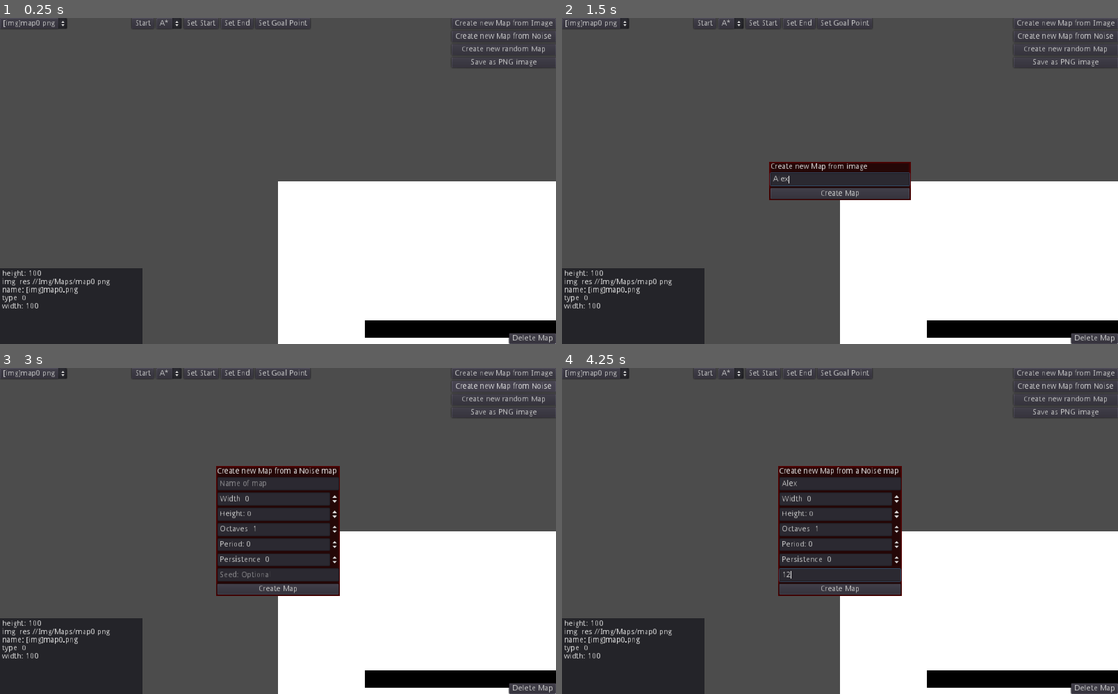
Above: before the commit, frames 1-4 (two rows, left to right).
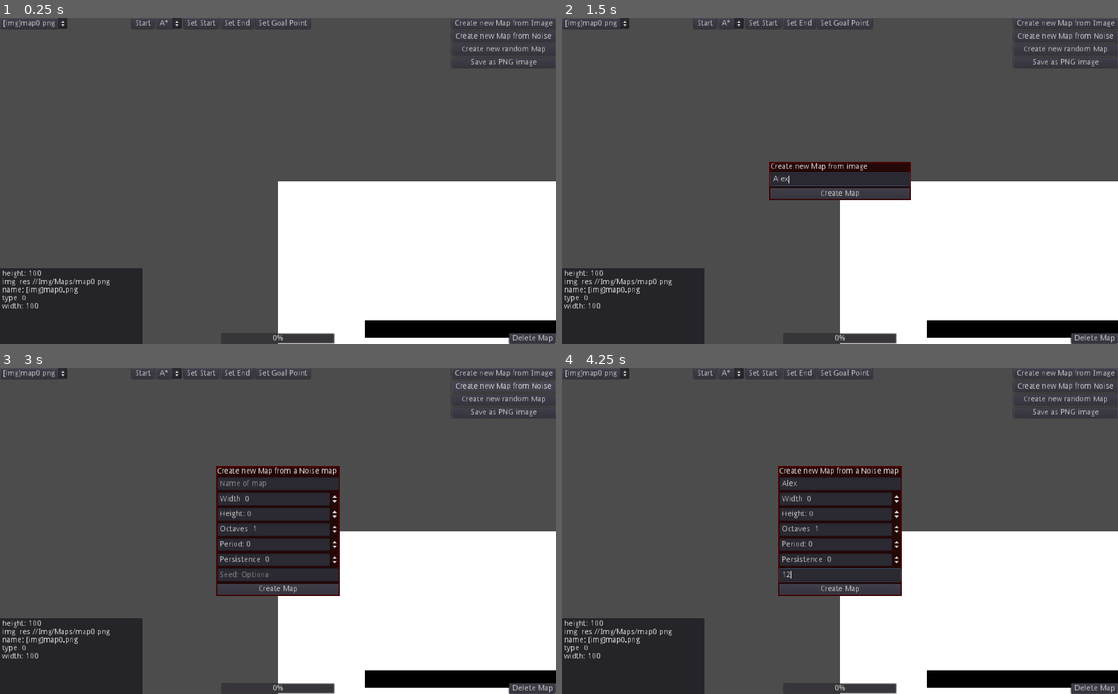
Above: after the commit, the same moments.

Repository: Urnark/ThesisProject
Game: Godot game, scene res://Scenes/Main.tscn
Two runs of this game, one before a commit and one after it. Both use one fixed random seed, a clock stepped at 60 frames per second and the inputs below.
Inputs (mouse positions are in pixels of both pictures, inside the frame that each line leads up to):
- Up to frame 1 (0.25 s): no input
- Up to frame 2 (1.5 s): click "Create new Map from Image" at 0.5 s; click (840, 181) at 1.27 s; type "Alex" at 1.35 s
- Up to frame 3 (3 s): click "Create new Map from Image" at 2 s; click "Create new Map from Noise" at 2.75 s
- Up to frame 4 (4.25 s): click (840, 485) at 3.52 s; type "Alex" at 3.6 s; click (840, 576) at 3.75 s; type "12" at 3.83 s

The runs differ from the first frame. In frame 1, 0.4% of the frame differs, in the area x 39-61%, y 96-100%; in frame 2, 0.4%; in frame 3, 0.4%; in frame 4, 0.4%.

Commit message:
Changed things
+ Moved calculation of path in another thread
+ Added progress bar when calculating a path
+ Fixed problem with roads in the noise generation
+ Small fixes

Diff:
--- a/Scenes/Main.gd
+++ b/Scenes/Main.gd
@@ -7,6 +7,10 @@
 var popup = []
 
 var current_free_id = 0
+
+var thread: Thread
+var mutex: Mutex
+var running = true
 
 func _ready():
 	$MapHandler/FullScreenButton.connect('pressed', self, '_on_full_screen_button_pressed')
@@ -15,6 +19,10 @@
 
 	generate_map(data['maps'][0])
 	set_information(0)
+
+	thread = Thread.new()
+	mutex = Mutex.new()
+	thread.start(self, '_p_thread_func', null, Thread.PRIORITY_HIGH)
 
 func _p_createOptions():
 	current_free_id = 0
@@ -23,10 +31,21 @@
 		current_free_id += 1
 
 func _exit_tree():
+	running = false
+	thread.wait_to_finish()
 	$MapHandler/FullScreenButton.disconnect('pressed', self, '_on_full_screen_button_pressed')
 	SaveLoad.save_maps(data)
 
 func _process(delta):
+	# Update the tile map after a path has been found
+	if search_for_path == 2:
+		for pos in path:
+			$MapHandler.map.tiles[pos.x + pos.y * $MapHandler.map.width].tile_index = Global.TILES.red
+		$MapHandler.map.update_tile_map()
+		mutex.lock()
+		search_for_path = 0
+		mutex.unlock()
+
 	var new = false
 	if not popup.empty():
 		if popup[0] == 'img':
@@ -101,6 +120,7 @@
 			map_data['seed'] = $MapHandler.generate_new_map_with_random_numbers(map_data['width'], map_data['height'], map_data['seed'])
 
 	$MapHandler.update_FullScreenButtonSize()
+	_p_clear_things_to_make_path()
 
 func _on_NewMapImageButton_pressed():
 	var isit = true
@@ -189,6 +209,27 @@
 var goal_pints = []
 var path = []
 
+var search_for_path: int = 0
+
+func _p_thread_func(data):
+	while running:
+		mutex.lock()
+		if search_for_path == 1:
+			print('searching')
+			var algorithm = current_algorithm_script.new()
+			path = algorithm.calculatePath($MapHandler.map, start_pos, end_pos, goal_pints, $CanvasLayer/ProgressBar)
+			algorithm.free()
+			print('done')
+			search_for_path = 2
+		mutex.unlock()
+
+func _p_clear_things_to_make_path():
+	goal_pints = []
+	path = []
+	start_pos = Vector2(0, 0)
+	end_pos = Vector2(1, 0)
+	selected_type_to_place = -1
+
 func _p_get_tile_pos_from_mouse() -> Vector2:
 	var mouse_pos = get_viewport().get_mouse_position()
 	var world_pos = (mouse_pos - get_viewport_rect().size/2) * $MapHandler.zoom + $MapHandler/Camera2D.position
@@ -201,41 +242,47 @@
 			$MapHandler.map.update_tile_map()
 
 func _on_full_screen_button_pressed():
-	if Input.is_action_just_pressed("mouse_left"):
-		if selected_type_to_place == Global.TILES.start:
-			if _p_get_tile_pos_from_mouse() == end_pos:
+	if search_for_path == 0:
+		if Input.is_action_just_pressed("mouse_left"):
+			if $MapHandler.map.tilev(_p_get_tile_pos_from_mouse()).tile_index == Global.TILES.wall:
 				return
-			_p_set_empty_tile(start_pos)
-			start_pos = _p_get_tile_pos_from_mouse()
-		if selected_type_to_place == Global.TILES.end:
-			if _p_get_tile_pos_from_mouse() == start_pos:
+			if selected_type_to_place == Global.TILES.start:
+				if _p_get_tile_pos_from_mouse() == end_pos:
+					return
+				_p_set_empty_tile(start_pos)
+				start_pos = _p_get_tile_pos_from_mouse()
+			if selected_type_to_place == Global.TILES.end:
+				if _p_get_tile_pos_from_mouse() == start_pos:
+					return
+				_p_set_empty_tile(end_pos)
+				end_pos = _p_get_tile_pos_from_mouse()
+			if selected_type_to_place == Global.TILES.goal_point:
+				goal_pints.append(_p_get_tile_pos_from_mouse())
+			var tile_pos = _p_get_tile_pos_from_mouse()
+			if tile_pos.x >= 0 and tile_pos.x < $MapHandler.map.width and tile_pos.y >= 0 and tile_pos.y < $MapHandler.map.height:
+				if selected_type_to_place != -1:
+					$MapHandler.map.tiles[tile_pos.x + (tile_pos.y * $MapHandler.map.width)].tile_index = selected_type_to_place
+					$MapHandler.map.update_tile_map()
+
+		if Input.is_action_just_pressed("mouse_right"):
+			if $MapHandler.map.tilev(_p_get_tile_pos_from_mouse()).tile_index == Global.TILES.wall:
 				return
-			_p_set_empty_tile(end_pos)
-			end_pos = _p_get_tile_pos_from_mouse()
-		if selected_type_to_place == Global.TILES.goal_point:
-			goal_pints.append(_p_get_tile_pos_from_mouse())
-		var tile_pos = _p_get_tile_pos_from_mouse()
-		if tile_pos.x >= 0 and tile_pos.x < $MapHandler.map.width and tile_pos.y >= 0 and tile_pos.y < $MapHandler.map.height:
-			if selected_type_to_place != -1:
-				$MapHandler.map.tiles[tile_pos.x + (tile_pos.y * $MapHandler.map.width)].tile_index = selected_type_to_place
-				$MapHandler.map.update_tile_map()
-
-	if Input.is_action_just_pressed("mouse_right"):
-		var tile_pos = _p_get_tile_pos_from_mouse()
-		if $MapHandler.map.tilev(tile_pos).tile_index == Global.TILES.goal_point:
-			goal_pints.erase(tile_pos)
-		_p_set_empty_tile(tile_pos)
+			var tile_pos = _p_get_tile_pos_from_mouse()
+			if $MapHandler.map.tilev(tile_pos).tile_index == Global.TILES.goal_point:
+				goal_pints.erase(tile_pos)
+			_p_set_empty_tile(tile_pos)
 
 func _on_StartButton_pressed():
-	var algorithm = current_algorithm_script.new()
 	for pos in path:
 		$MapHandler.map.tilev(pos).tile_index = Global.TILES.cell
-	path = algorithm.calculatePath($MapHandler.map, start_pos, end_pos, goal_pints)
-	algorithm.free()
-
-	for pos in path:
-		$MapHandler.map.tiles[pos.x + pos.y * $MapHandler.map.width].tile_index = Global.TILES.red
+	$MapHandler.map.tilev(start_pos).tile_index = Global.TILES.start
+	$MapHandler.map.tilev(end_pos).tile_index = Global.TILES.end
+	for pos in goal_pints:
+		$MapHandler.map.tilev(pos).tile_index = Global.TILES.goal_point
 	$MapHandler.map.update_tile_map()
+	mutex.lock()
+	search_for_path = 1
+	mutex.unlock()
 
 func _on_Algorithms_item_selected(ID):
 	match ID:
--- a/Scenes/Main.tscn
+++ b/Scenes/Main.tscn
@@ -137,6 +137,15 @@
 enabled_focus_mode = 1
 text = "Set Goal Point"
 
+[node name="ProgressBar" type="ProgressBar" parent="CanvasLayer"]
+anchor_left = 0.5
+anchor_top = 1.0
+anchor_right = 0.5
+anchor_bottom = 1.0
+margin_left = -105.0
+margin_top = -20.0
+margin_right = 105.0
+
 [connection signal="pressed" from="CanvasLayer/Button" to="." method="_on_Button_pressed"]
 [connection signal="item_selected" from="CanvasLayer/UI/OptionButton" to="." method="_on_OptionButton_item_selected"]
 [connection signal="pressed" from="CanvasLayer/Buttons/NewMapImageButton" to="." method="_on_NewMapImageButton_pressed"]
--- a/Scenes/Maps/Map.gd
+++ b/Scenes/Maps/Map.gd
@@ -24,6 +24,14 @@
 
 	func _init(tile_map: TileMap):
 		self.tile_map = tile_map
+
+	func copy():
+		var copy = Map.new(tile_map)
+		for tile in tiles:
+			copy.tiles.append(Tile.new(tile.tile_index, Vector2(tile.pos.x, tile.pos.y)))
+		copy.height = height
+		copy.width = width
+		return copy
 
 	func tile(x: int, y: int) -> Tile:
 		return self.tiles[x + y * self.width]
--- a/Scenes/Maps/MapHandler.gd
+++ b/Scenes/Maps/MapHandler.gd
@@ -98,11 +98,6 @@
 	map.tiles = tiles
 
 	var mg = _p_find_groups(map)
-#	var groups = mg[1]
-#	for group in groups:
-#		for tile in group:
-#			tile.tile_index = Global.TILES.goal_point
-
 	_p_generate_roads_from_groups(map, mg[0], mg[1])
 
 func customComparison(a, b):
@@ -139,10 +134,10 @@
 
 			var l = pos.distance_squared_to(goal)
 			for i in l:
-				pos = pos.linear_interpolate(goal, i / l).round()
-				if group_list[pos.x + (pos.y * map.width)] != group_index and group_list[pos.x + (pos.y * map.width)] != -1:
-					break
-				elif group_list[pos.x + (pos.y * map.width)] == -1:
+				pos = pos.linear_interpolate(goal, i / l).floor()
+				#if group_list[pos.x + (pos.y * map.width)] != group_index and group_list[pos.x + (pos.y * map.width)] != -1:
+				#	break
+				if group_list[pos.x + (pos.y * map.width)] == -1:
 					group_list[pos.x + (pos.y * map.width)] = group_index
 					map.tiles[pos.x + (pos.y * map.width)].tile_index = tile_index_for_cell
 					groups[group_index].append(map.tiles[pos.x + (pos.y * map.width)])
--- a/Scripts/Algorithms/AStarSearch.gd
+++ b/Scripts/Algorithms/AStarSearch.gd
@@ -2,7 +2,18 @@
 
 const a_star = preload('MyAStar.gd')
 
-func calculatePath(map: a_star.MapGD.Map, start_pos: Vector2, end_pos: Vector2, _goal_points: Array) -> Array:
+func _p_set_value(progress_bar: ProgressBar, value: float):
+	if progress_bar != null:
+		progress_bar.value = value
+
+func calculatePath(map: a_star.MapGD.Map, start_pos: Vector2, end_pos: Vector2, _goal_points: Array, progress_bar: ProgressBar = null) -> Array:
+	if progress_bar != null:
+		progress_bar.value = 0.0
+		progress_bar.visible = true
+
+	var bar_step = 100.0 / (_goal_points.size() + 1) as float
+	var current_bar_step = 0
+
 	# Make a copy of the array of goal points so they are not removed
 	var goal_points = []
 	for goal in _goal_points:
@@ -30,11 +41,17 @@
 		current_pos = path_to_goal[0]
 		# Remove the goal from the list of goals
 		goal_points.erase(path_to_goal[0])
+		current_bar_step += bar_step
+		_p_set_value(progress_bar, current_bar_step)
 
 	# Add the path that leads to the end position to the final path
 	var path_to_goal = aStar.calculatePath(map, current_pos, end_pos)
 	for i in path_to_goal.size():
 		path.append(path_to_goal[(path_to_goal.size() - 1) - i])
 
+	_p_set_value(progress_bar, progress_bar.max_value)
+
 	aStar.free()
+	if progress_bar != null:
+		progress_bar.visible = false
 	return path
--- a/Scripts/Algorithms/DNN.gd
+++ b/Scripts/Algorithms/DNN.gd
@@ -15,7 +15,18 @@
 			g = goal
 	return g
 
-func calculatePath(map: a_star.MapGD.Map, start_pos: Vector2, end_pos: Vector2, _goal_points: Array) -> Array:
+func _p_set_value(progress_bar: ProgressBar, value: float):
+	if progress_bar != null:
+		progress_bar.value = value
+
+func calculatePath(map: a_star.MapGD.Map, start_pos: Vector2, end_pos: Vector2, _goal_points: Array, progress_bar: ProgressBar = null) -> Array:
+	if progress_bar != null:
+		progress_bar.value = 0.0
+		progress_bar.visible = true
+
+	var bar_step = 100.0 / (_goal_points.size() + 1) as float
+	var current_bar_step = 0
+
 	# Make a copy of the array of goal points so they are not removed
 	var goal_points = []
 	for goal in _goal_points:
@@ -54,11 +65,17 @@
 		current_pos = path_to_goal[0]
 		# Remove the goal from the list of goals
 		goal_points.erase(path_to_goal[0])
+		current_bar_step += bar_step
+		_p_set_value(progress_bar, current_bar_step)
 
 	# Add the path that leads to the end position to the final path
 	var path_to_goal = aStar.calculatePath(map, current_pos, end_pos)
 	for i in path_to_goal.size():
 		path.append(path_to_goal[(path_to_goal.size() - 1) - i])
 
+	_p_set_value(progress_bar, progress_bar.max_value)
+
 	aStar.free()
+	if progress_bar != null:
+		progress_bar.visible = false
 	return path
--- a/Scripts/Algorithms/MyAStar.gd
+++ b/Scripts/Algorithms/MyAStar.gd
@@ -25,7 +25,7 @@
 		path.append(pos)
 	return path
 
-func calculatePath(map : MapGD.Map, start_pos: Vector2, end_pos: Vector2, goal_points: Array = []) -> Array:
+func calculatePath(map : MapGD.Map, start_pos: Vector2, end_pos: Vector2, goal_points: Array = [], progress_bar: ProgressBar = null) -> Array:
 	assert(start_pos != end_pos)
 	assert(_p_is_valid(map, start_pos))
 	assert(_p_is_valid(map, end_pos))
@@ -70,4 +70,5 @@
 						cell.h = h
 						cell.parent = tile
 						open.append(cell)
+
 	return []
